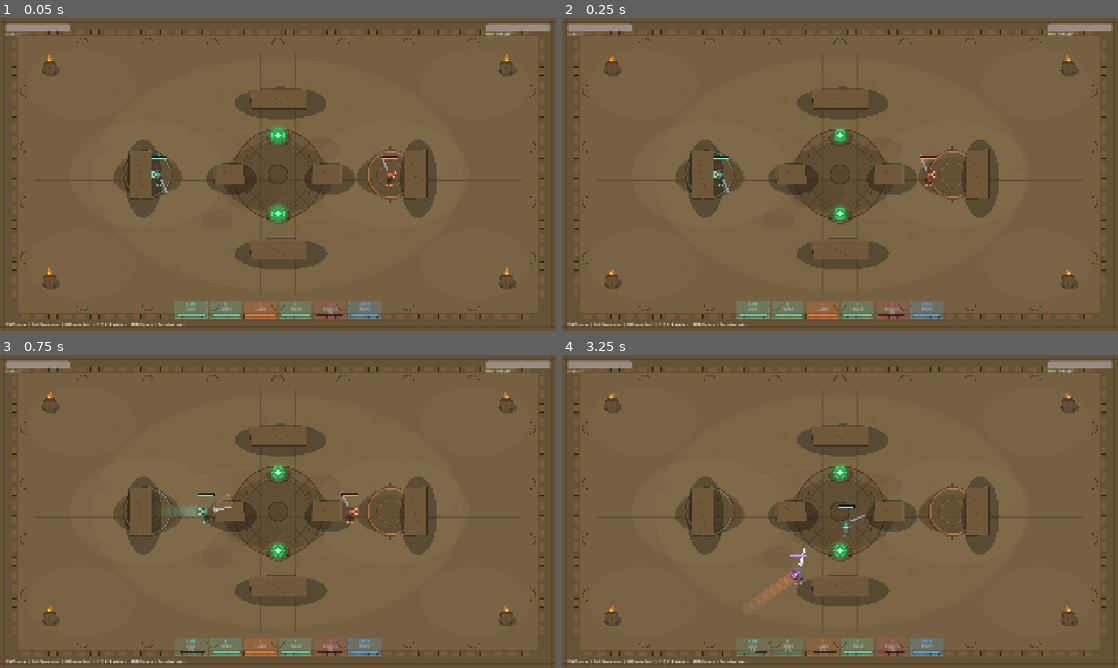
Above: before the commit, frames 1-4 (two rows, left to right).
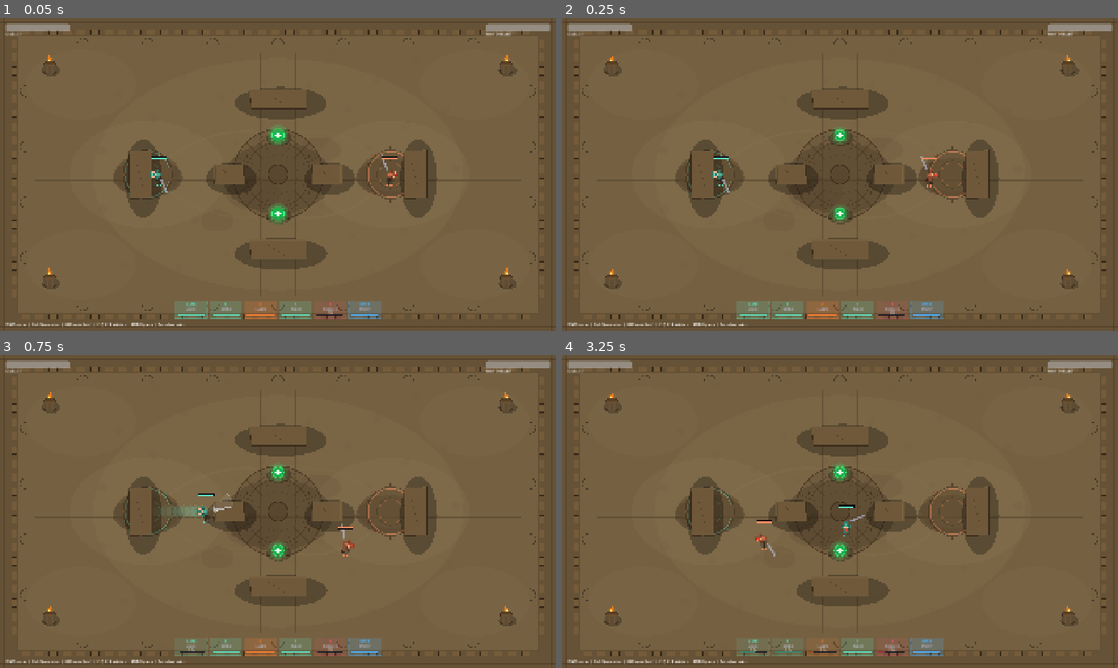
Above: after the commit, the same moments.

Repository: johnWard12/arena-game-godot
Game: Godot game, scene res://scenes/Main.tscn
Two runs of this game, one before a commit and one after it. Both use one fixed random seed, a clock stepped at 60 frames per second and the inputs below. This scene is started directly instead of the project's main scene.
Inputs (mouse positions are in pixels of both pictures, inside the frame that each line leads up to):
- Up to frame 1 (0.05 s): no input
- Up to frame 2 (0.25 s): no input
- Up to frame 3 (0.75 s): tap Enter at 0.5 s; move the mouse to (400, 495) at 0.52 s; hold D from 0.53 s (still down); hold Shift from 0.53 s (still down); click (400, 495) at 0.67 s
- Up to frame 4 (3.25 s): tap Space at 0.77, 1.52, 3.02 s; move the mouse to (728, 527) at 1.27 s; release D at 1.28 s; release Shift at 1.28 s; hold S 1.28-2.03 s; tap E at 1.35 s; move the mouse to (895, 442) at 2.02 s; hold D 2.03-2.78 s; tap Q at 2.1 s; move the mouse to (812, 574) at 2.77 s; hold W from 2.78 s (still down); tap F at 2.85 s; click (812, 574) at 2.92 s

Frame 1 is identical in both runs. In frame 2, less than 0.1% of the frame differs, in the area x 64-68%, y 43-55%; in frame 3, 0.2%; in frame 4, 0.4%, in the area x 33-44%, y 52-82%.

Commit message:
Fix bot obstacle deadlock, add Mage kiting AI, nerf Bruiser auto, add sim harness
- Entity: bots had no obstacle avoidance and could get permanently stuck
  against the two central pillars when approaching an opponent in a
  straight line; added steer_around_obstacles() wall-sliding and wired
  it into all three bot controllers.
- RangedBotController: Mage bot never used its dash charges, so it had
  no way to actually create distance from melee. Added a per-frame
  dodge check (reacts to opponent cast windows and point-blank melee
  presence) since melee cast times are shorter than the AI's decision
  cadence and a periodic check would miss them.
- BruiserEntity: reduced Smash (auto) damage 7 -> 4; Bruiser was
  winning ~89% of cross-class matches in simulation.
- Added a headless bot-vs-bot simulation harness (scripts/Simulate.gd,
  scenes/Simulate.tscn) to run large batches of AI matches per class
  pairing and report win rates for balance testing.

Diff:
--- /dev/null
+++ b/godot_project/scenes/Simulate.tscn
@@ -0,0 +1,6 @@
+[gd_scene load_steps=2 format=3 uid="uid://c1sim0000000"]
+
+[ext_resource type="Script" path="res://scripts/Simulate.gd" id="1_sim"]
+
+[node name="Simulate" type="Node2D"]
+script = ExtResource("1_sim")
--- a/godot_project/scripts/BotController.gd
+++ b/godot_project/scripts/BotController.gd
@@ -12,7 +12,7 @@
 	base_color = Color(1, 0.54, 0.36)
 
 func get_movement_input() -> Vector2:
-	return ai_move
+	return steer_around_obstacles(ai_move)
 
 func _physics_process(delta):
 	if alive and opponent != null and opponent.alive:
--- a/godot_project/scripts/BruiserBotController.gd
+++ b/godot_project/scripts/BruiserBotController.gd
@@ -13,7 +13,7 @@
 	base_color = Color(0.88, 0.45, 0.12)
 
 func get_movement_input() -> Vector2:
-	return ai_move
+	return steer_around_obstacles(ai_move)
 
 func _physics_process(delta):
 	if alive and opponent != null and opponent.alive:
--- a/godot_project/scripts/BruiserEntity.gd
+++ b/godot_project/scripts/BruiserEntity.gd
@@ -7,7 +7,7 @@
 const BRUISER_FRICTION   = 1400.0
 
 const BRUISER_AUTO_CD    = 0.70
-const BRUISER_AUTO_DMG   = 7.0
+const BRUISER_AUTO_DMG   = 4.0
 const BRUISER_AUTO_RANGE = 145.0
 
 # E — Shatter: shield slam + stun
--- a/godot_project/scripts/Entity.gd
+++ b/godot_project/scripts/Entity.gd
@@ -293,6 +293,26 @@
 				global_position.y = obstacle.position.y + obstacle.size.y + RADIUS
 				velocity.y = max(0.0, velocity.y)
 
+func steer_around_obstacles(desired_dir: Vector2) -> Vector2:
+	if desired_dir.length() < 0.01:
+		return desired_dir
+	var dir = desired_dir.normalized()
+	var probe_dist = RADIUS + 34.0
+	for obstacle in obstacle_rects:
+		var grown = obstacle.grow(RADIUS + 16.0)
+		if grown.has_point(global_position + dir * probe_dist):
+			var closest = Vector2(
+				clamp(global_position.x, obstacle.position.x, obstacle.position.x + obstacle.size.x),
+				clamp(global_position.y, obstacle.position.y, obstacle.position.y + obstacle.size.y)
+			)
+			var normal = global_position - closest
+			normal = normal.normalized() if normal.length() > 0.01 else -dir
+			var tangent = Vector2(-normal.y, normal.x)
+			if tangent.dot(dir) < 0:
+				tangent = -tangent
+			return (tangent + normal * 0.4).normalized()
+	return desired_dir
+
 func push_trail():
 	var now = Time.get_ticks_msec()
 	trail.append({"pos": global_position, "time": now})
--- a/godot_project/scripts/RangedBotController.gd
+++ b/godot_project/scripts/RangedBotController.gd
@@ -14,16 +14,29 @@
 	base_color = Color(0.85, 0.4, 1.0)
 
 func get_movement_input() -> Vector2:
-	return ai_move
+	return steer_around_obstacles(ai_move)
 
 func _physics_process(delta):
 	if alive and opponent != null and opponent.alive:
+		try_dodge_dash()
 		ai_timer -= delta
 		if ai_timer <= 0:
 			ai_decide()
 			ai_timer = 0.38 + randf() * 0.22
 		ai_move = ai_move.lerp(ai_target, min(1.0, delta * 5.0))
 	super._physics_process(delta)
+
+# Checked every physics frame (not gated by the ai_timer decision cadence) because
+# melee cast windows (~0.12-0.25s) and instant autos are shorter than our decision
+# interval (~0.4-0.6s) — a periodic check would usually miss the telegraph entirely.
+func try_dodge_dash():
+	if dashing or dash_charges <= 0 or casting != null:
+		return
+	var d = global_position.distance_to(opponent.global_position)
+	var threat_cast = opponent.casting != null and d < 280.0
+	var point_blank = d < 140.0
+	if threat_cast or point_blank:
+		try_dash((global_position - opponent.global_position).normalized())
 
 func ai_decide():
 	if not alive or opponent == null or not opponent.alive:
--- /dev/null
+++ b/godot_project/scripts/Simulate.gd
@@ -0,0 +1,166 @@
+extends Node2D
+# Headless bot-vs-bot balance simulation.
+# Run with:
+#   Godot.app/Contents/MacOS/Godot --headless --path godot_project res://scenes/Simulate.tscn -- --matches=300
+
+const FIXED_DT := 1.0 / 60.0
+const MAX_MATCH_SECONDS := 90.0
+const MAX_MATCH_TICKS := int(MAX_MATCH_SECONDS / FIXED_DT)
+
+const CLASS_KEYS = ["melee", "ranged", "bruiser"]
+const CLASS_LABELS = {"melee": "Duelist", "ranged": "Mage", "bruiser": "Bruiser"}
+
+const HEALTH_PACK_HEAL = 28.0
+const HEALTH_PACK_RADIUS = 34.0
+const HEALTH_PACK_RESPAWN = 12.0
+
+var arena_rect := Rect2(Vector2(60, 60), Vector2(1800, 960))
+var map_obstacles: Array[Rect2] = []
+
+func _ready():
+	build_map()
+	var matches_per_pairing := 300
+	for arg in OS.get_cmdline_user_args():
+		if arg.begins_with("--matches="):
+			matches_per_pairing = int(arg.split("=")[1])
+
+	print("Running %d matches per pairing (%d pairings, %d total)..." % [
+		matches_per_pairing, CLASS_KEYS.size() * CLASS_KEYS.size(),
+		matches_per_pairing * CLASS_KEYS.size() * CLASS_KEYS.size()])
+	print("")
+
+	var all_stats := []
+	for a_key in CLASS_KEYS:
+		for b_key in CLASS_KEYS:
+			var stats = run_matchup(a_key, b_key, matches_per_pairing)
+			all_stats.append(stats)
+			print_stats(a_key, b_key, stats)
+
+	print("")
+	print_summary(all_stats)
+	get_tree().quit()
+
+func build_map():
+	map_obstacles = [
+		Rect2(Vector2(860, 245), Vector2(200, 70)),
+		Rect2(Vector2(860, 765), Vector2(200, 70)),
+		Rect2(Vector2(445, 455), Vector2(80, 170)),
+		Rect2(Vector2(1395, 455), Vector2(80, 170)),
+		Rect2(Vector2(735, 505), Vector2(110, 70)),
+		Rect2(Vector2(1075, 505), Vector2(110, 70)),
+	]
+
+func make_bot(key: String) -> Entity:
+	var bot: Entity
+	match key:
+		"ranged":  bot = RangedBotController.new()
+		"bruiser": bot = BruiserBotController.new()
+		_:         bot = BotController.new()
+	bot._ready()
+	return bot
+
+func make_health_packs() -> Array:
+	return [
+		{"pos": Vector2(960, 405), "active": true, "respawn_left": 0.0},
+		{"pos": Vector2(960, 675), "active": true, "respawn_left": 0.0},
+	]
+
+func update_health_packs(packs: Array, a: Entity, b: Entity, delta: float):
+	for pack in packs:
+		if not pack["active"]:
+			pack["respawn_left"] = max(0.0, pack["respawn_left"] - delta)
+			if pack["respawn_left"] <= 0.0:
+				pack["active"] = true
+		else:
+			if try_pickup(pack, a):
+				continue
+			try_pickup(pack, b)
+
+func try_pickup(pack: Dictionary, entity: Entity) -> bool:
+	if entity == null or not entity.alive or entity.hp >= entity.max_hp:
+		return false
+	if entity.global_position.distance_to(pack["pos"]) > HEALTH_PACK_RADIUS + Entity.RADIUS:
+		return false
+	entity.hp = min(entity.max_hp, entity.hp + HEALTH_PACK_HEAL)
+	pack["active"] = false
+	pack["respawn_left"] = HEALTH_PACK_RESPAWN
+	return true
+
+func run_matchup(a_key: String, b_key: String, n: int) -> Dictionary:
+	var a_wins := 0
+	var b_wins := 0
+	var draws := 0
+	var total_ticks := 0
+	var a_hp_pct_sum := 0.0
+	var b_hp_pct_sum := 0.0
+
+	for i in n:
+		var a := make_bot(a_key)
+		var b := make_bot(b_key)
+		a.global_position = Vector2(510, 540)
+		b.global_position = Vector2(1350, 540)
+		a.arena_rect = arena_rect
+		b.arena_rect = arena_rect
+		a.obstacle_rects = map_obstacles
+		b.obstacle_rects = map_obstacles
+		a.opponent = b
+		b.opponent = a
+
+		var projectiles := []
+		a.projectile_spawned.connect(func(p): p.obstacle_rects = map_obstacles; projectiles.append(p))
+		b.projectile_spawned.connect(func(p): p.obstacle_rects = map_obstacles; projectiles.append(p))
+
+		var packs := make_health_packs()
+		var ticks := 0
+		while ticks < MAX_MATCH_TICKS and a.alive and b.alive:
+			a._physics_process(FIXED_DT)
+			b._physics_process(FIXED_DT)
+			for p in projectiles:
+				p._physics_process(FIXED_DT)
+			projectiles = projectiles.filter(func(p): return not p.is_queued_for_deletion())
+			update_health_packs(packs, a, b, FIXED_DT)
+			ticks += 1
+
+		total_ticks += ticks
+		if a.alive and not b.alive:
+			a_wins += 1
+		elif b.alive and not a.alive:
+			b_wins += 1
+		else:
+			draws += 1
+		a_hp_pct_sum += (a.hp / a.max_hp) if a.alive else 0.0
+		b_hp_pct_sum += (b.hp / b.max_hp) if b.alive else 0.0
+
+	return {
+		"a_key": a_key, "b_key": b_key, "n": n,
+		"a_wins": a_wins, "b_wins": b_wins, "draws": draws,
+		"avg_duration": (float(total_ticks) / n) * FIXED_DT,
+		"a_avg_hp_pct": a_hp_pct_sum / n,
+		"b_avg_hp_pct": b_hp_pct_sum / n,
+	}
+
+func print_stats(a_key: String, b_key: String, s: Dictionary):
+	var a_label = CLASS_LABELS[a_key]
+	var b_label = CLASS_LABELS[b_key]
+	var a_wr = float(s["a_wins"]) / s["n"] * 100.0
+	var b_wr = float(s["b_wins"]) / s["n"] * 100.0
+	print("%-8s vs %-8s | %s: %5.1f%%  %s: %5.1f%%  draws: %d  avg dur: %4.1fs  winner avg hp left: %s %.0f%% / %s %.0f%%" % [
+		a_label, b_label, a_label, a_wr, b_label, b_wr, s["draws"], s["avg_duration"],
+		a_label, s["a_avg_hp_pct"] * 100.0, b_label, s["b_avg_hp_pct"] * 100.0])
+
+func print_summary(all_stats: Array):
+	print("=== Cross-matchup win rates (excluding mirrors) ===")
+	var totals := {}
+	for key in CLASS_KEYS:
+		totals[key] = {"wins": 0, "games": 0}
+	for s in all_stats:
+		if s["a_key"] == s["b_key"]:
+			continue
+		totals[s["a_key"]]["wins"] += s["a_wins"]
+		totals[s["a_key"]]["games"] += s["n"]
+		totals[s["b_key"]]["wins"] += s["b_wins"]
+		totals[s["b_key"]]["games"] += s["n"]
+	for key in CLASS_KEYS:
+		var t = totals[key]
+		var wr = float(t["wins"]) / t["games"] * 100.0 if t["games"] > 0 else 0.0
+		print("%-8s overall win rate vs other classes: %5.1f%%  (%d/%d)" % [CLASS_LABELS[key], wr, t["wins"], t["games"]])
